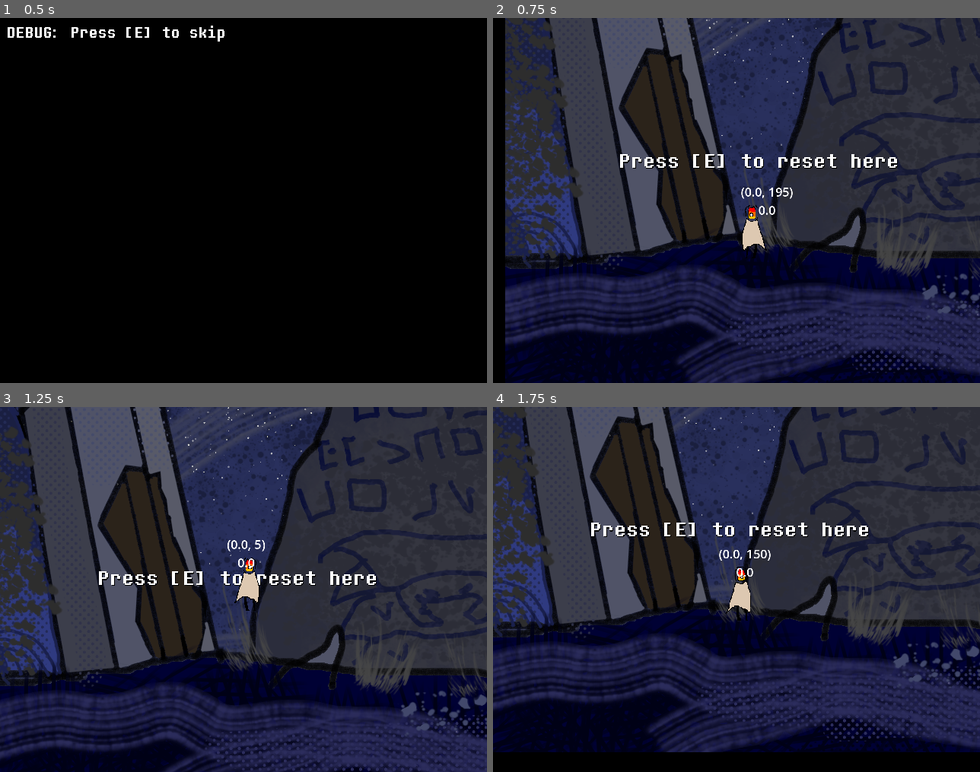
Above: before the commit, frames 1-4 (two rows, left to right).
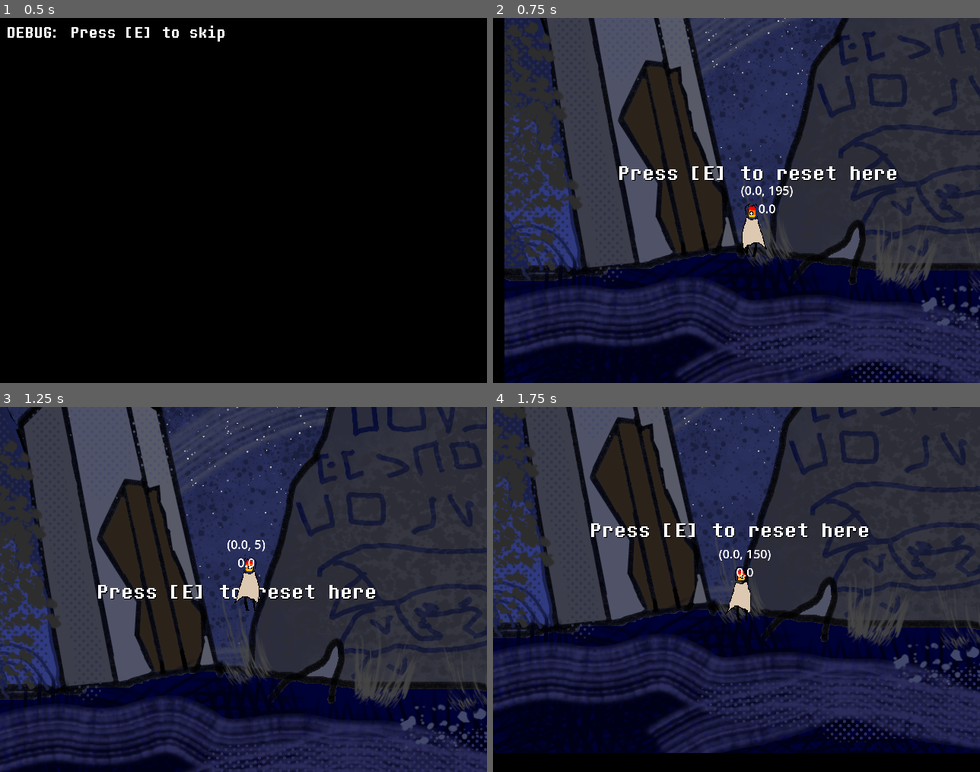
Above: after the commit, the same moments.

Repository: cloverian/a-sea-full
Game: Godot game, scene res://scenes/initialscene.tscn
The game is run twice, just before and just after one commit, with the same random seed, the same clock (stepped at 60 frames per second) and the same inputs. The engine's default icon, where the game draws it, is replaced by a stand-in: a white triangle on a blue panel in a dark square.
Inputs:
- Up to frame 1 (0.5 s): no input
- Up to frame 2 (0.75 s): tap E (E) at 0.5 s; tap A (A) at 0.6 s
- Up to frame 3 (1.25 s): tap Space (Jump) at 0.77 s; tap D (D) at 0.8 s
- Up to frame 4 (1.75 s): tap E (E) at 1.25, 1.55 s; tap D (D) at 1.35 s; tap Space (Jump) at 1.52 s

Frame 1 is identical in both runs. In frame 2, 27% of the frame differs, in the area x 2-100%, y 0-100%; in frame 3, 27%; in frame 4, 2.1%.

Commit message:
Fixed collisions and started up some logic for Room Transition

Diff:
--- a/scenes/map.tscn
+++ b/scenes/map.tscn
@@ -14,6 +14,12 @@
 [node name="CollisionPolygon2D" type="CollisionPolygon2D" parent="Floor"]
 polygon = PackedVector2Array(0, 320, 0, 480, 2272, 480, 2280, 368, 1584, 328)
 
+[node name="CollisionPolygon2D2" type="CollisionPolygon2D" parent="Floor"]
+polygon = PackedVector2Array(1122, -479, 1123, -488, 1, -491, 0, -481)
+
+[node name="CollisionPolygon2D3" type="CollisionPolygon2D" parent="Floor"]
+polygon = PackedVector2Array(1189, -480, 1189, -488, 2561, -491, 2561, -480)
+
 [node name="Walls" type="StaticBody2D" parent="."]
 
 [node name="CollisionPolygon2D" type="CollisionPolygon2D" parent="Walls"]
@@ -27,6 +33,12 @@
 [node name="CollisionPolygon2D3" type="CollisionPolygon2D" parent="Walls"]
 polygon = PackedVector2Array(2272, 368, 2372, 0, 2560, -84, 2560, 392)
 
+[node name="CollisionPolygon2D4" type="CollisionPolygon2D" parent="Walls"]
+polygon = PackedVector2Array(1093, -389, 1101, -387, 1101, -387, 1122, -479, 1114, -480, 1093, -389)
+
+[node name="CollisionPolygon2D5" type="CollisionPolygon2D" parent="Walls"]
+polygon = PackedVector2Array(1239, -451, 1235, -364, 1244, -357, 1245, -451)
+
 [node name="Obstacles" type="StaticBody2D" parent="."]
 
 [node name="CollisionPolygon2D" type="CollisionPolygon2D" parent="Obstacles"]
@@ -36,13 +48,13 @@
 polygon = PackedVector2Array(923, -99, 924, -84, 984, -85, 1051, -53, 1094, -44, 1140, -29, 1139, -95, 981, -118)
 
 [node name="CollisionPolygon2D4" type="CollisionPolygon2D" parent="Obstacles"]
-polygon = PackedVector2Array(933, -306, 966, -232, 1026, -192, 1221, -198, 1330, -259, 1328, -294, 1238, -319, 1237, -363, 1218, -362, 1190, -322)
+polygon = PackedVector2Array(933, -306, 966, -232, 1026, -192, 1221, -198, 1330, -259, 1328, -294, 1238, -319, 1237, -363, 1218, -362, 1209, -342, 1188, -333, 1190, -322)
 
 [node name="CollisionPolygon2D5" type="CollisionPolygon2D" parent="Obstacles"]
-polygon = PackedVector2Array(1111, -436, 1140, -433, 1101, -388)
+polygon = PackedVector2Array(1111, -436, 1140, -433, 1128, -410, 1101, -388)
 
 [node name="CollisionPolygon2D6" type="CollisionPolygon2D" parent="Obstacles"]
-polygon = PackedVector2Array(1188, -479, 1244, -451, 1252, -479)
+polygon = PackedVector2Array(1189, -480, 1202, -463, 1244, -451, 1250, -479)
 
 [node name="CollisionPolygon2D3" type="CollisionPolygon2D" parent="Obstacles"]
 polygon = PackedVector2Array(873, 27, 877, 69, 965, 71, 1116, 184, 1256, 182, 1256, 143, 1177, 135, 1111, 85, 1078, 76, 1031, 34)
--- /dev/null
+++ b/scenes/test.gd
@@ -0,0 +1,9 @@
+extends Node2D
+
+@onready var fadeTrans : Sprite2D = $FadeTrans
+
+func _on_room_trans_body_entered(body: Node2D) -> void:
+	if body.name == "Player":
+		fadeTrans.visible = true
+		Global.changeRoom("res://scenes/test.tscn")
+		fadeTrans.visible = false
--- a/scenes/test.tscn
+++ b/scenes/test.tscn
@@ -1,15 +1,21 @@
-[gd_scene load_steps=4 format=3 uid="uid://c5nftd4b3oqqj"]
+[gd_scene load_steps=7 format=3 uid="uid://c5nftd4b3oqqj"]
 
 [ext_resource type="PackedScene" uid="uid://dae3gh4jw6a4a" path="res://scenes/map.tscn" id="1_bl13t"]
 [ext_resource type="Script" uid="uid://b3732bylp7uyu" path="res://scripts/world_camera.gd" id="1_iyx0m"]
+[ext_resource type="Script" uid="uid://cgoli04fu4yud" path="res://scenes/test.gd" id="1_j5jx5"]
 [ext_resource type="PackedScene" uid="uid://dqco260pm24ey" path="res://scenes/player.tscn" id="2_iyx0m"]
+[ext_resource type="Texture2D" uid="uid://dm21bdx646g5e" path="res://assets/icon.svg" id="4_74lek"]
+
+[sub_resource type="RectangleShape2D" id="RectangleShape2D_74lek"]
+size = Vector2(71, 16)
 
 [node name="Test" type="Node2D"]
+script = ExtResource("1_j5jx5")
 
 [node name="Map" parent="." instance=ExtResource("1_bl13t")]
 
 [node name="Player" parent="." instance=ExtResource("2_iyx0m")]
-position = Vector2(341, 258)
+position = Vector2(342, 240)
 scale = Vector2(0.5, 0.5)
 
 [node name="WorldCamera" type="Camera2D" parent="."]
@@ -21,3 +27,17 @@
 position_smoothing_enabled = true
 position_smoothing_speed = 10.0
 script = ExtResource("1_iyx0m")
+
+[node name="RoomTrans" type="Area2D" parent="."]
+
+[node name="CollisionShape2D" type="CollisionShape2D" parent="RoomTrans"]
+position = Vector2(1155.5, -496)
+shape = SubResource("RectangleShape2D_74lek")
+
+[node name="FadeTrans" type="Sprite2D" parent="."]
+visible = false
+position = Vector2(1341, 74)
+scale = Vector2(21.82031, 9.73828)
+texture = ExtResource("4_74lek")
+
+[connection signal="body_entered" from="RoomTrans" to="." method="_on_room_trans_body_entered"]
--- a/scripts/globals/global.gd
+++ b/scripts/globals/global.gd
@@ -18,6 +18,15 @@
 			isGameFullScreen = false
 	if Input.is_action_just_pressed("ESC"):
 		get_tree().quit(0)
+
+func changeRoom(scene: String) -> void:
+	var trans := get_parent().get_node("Test/FadeTrans")
+	trans.modulate.a = 0
+	tween(trans, "modulate", Color(1, 1, 1, 1), 0.2)
+	await wait(0.2)
+	get_tree().change_scene_to_file(scene)
+	tween(trans, "modulate", Color(1, 1, 1, 0), 0.2)
+	await wait(0.2)
 
 func hasPlayedGameBefore() -> bool:
 	return FileAccess.file_exists("user://save.sav")
--- a/scripts/player.gd
+++ b/scripts/player.gd
@@ -17,6 +17,7 @@
 		velocity.x = 0
 		velocity.y = 0
 	$Label.text = "(" + str(velocity.x) + ", " + str(roundi(velocity.y)) + ")\n" + str(direction)
+
 
 func _physics_process(delta: float) -> void:
 	if not is_on_floor():
Not shown, added: scenes/test.gd.uid
